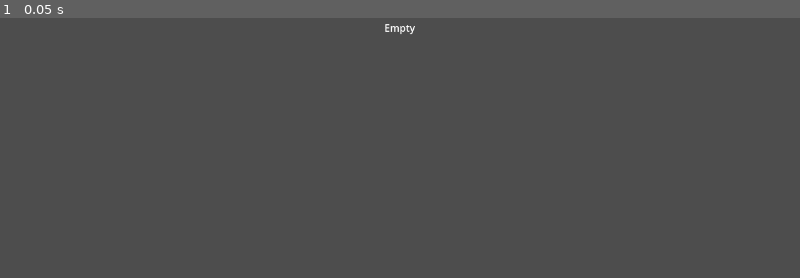
Above: before the commit, frame 1.
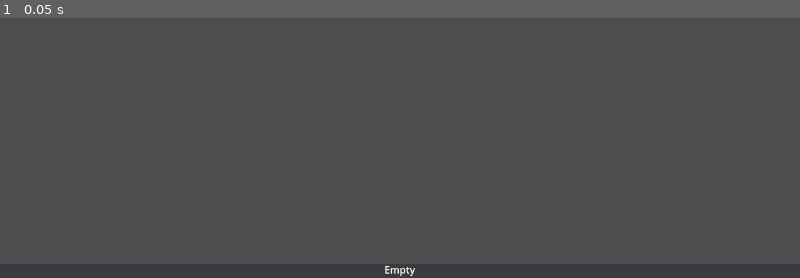
Above: after the commit, the same moment.

Repository: ShadowBlip/OpenGamepadUI
Game: Godot game, scene res://core/ui/components/poster.tscn
Two runs of this game, one before a commit and one after it. Both use one fixed random seed, a clock stepped at 60 frames per second and the inputs below. This scene is started directly instead of the project's main scene.
Inputs:
- Up to frame 1 (0.05 s): no input

The runs differ from the first frame. In frame 1, 0.1% of the frame differs, in the area x 48-52%, y 2-100%.

Commit message:
Add store image and poster coomponent

Diff:
--- a/core/systems/input/input_manager.gd
+++ b/core/systems/input/input_manager.gd
@@ -50,3 +50,7 @@
 		elif state != StateManager.State.MAIN_MENU:
 			print("Adding mm state")
 			state_manager.push_state(StateManager.State.MAIN_MENU)
+
+	# Handle back button presses
+	if event.is_action_pressed("ogui_back") and state_manager.stack_length() > 1:
+		state_manager.pop_state()
--- a/core/systems/state/state_manager.gd
+++ b/core/systems/state/state_manager.gd
@@ -31,9 +31,11 @@
 @export var starting_state: State = State.HOME
 var _state_stack: Array = [State.NONE]
 
+
 func _ready() -> void:
 	state_changed.connect(_on_state_changed)
 	push_state(starting_state)
+
 
 func _on_state_changed(from: int, to: int) -> void:
 	# Always switch to home if we end up with no state
@@ -43,11 +45,13 @@
 	var to_str = StateManager.StateMap[from]
 	print_debug("Switched from state {0} to {1}".format([from_str, to_str]))
 
+
 # Set state will set the entire state stack to the given array of states
 func set_state(stack: Array):
 	var cur = current_state()
 	_state_stack = stack
 	state_changed.emit(cur, stack[-1])
+
 
 # Push state will push the given state to the top of the state stack. You can
 # optionally pass 'unique' to allow/disallow duplicate states in the stack.
@@ -74,6 +78,7 @@
 	state_changed.emit(popped, cur)
 	return popped
 
+
 # Replaces the current state at the end of the stack with the given state
 func replace_state(state: int, unique: bool = true):
 	var popped = _state_stack.pop_back()
@@ -82,6 +87,7 @@
 	else:
 		_state_stack.push_back(state)
 	state_changed.emit(popped, state)
+
 
 # Removes all instances of the given state from the stack
 func remove_state(state: int):
@@ -94,6 +100,7 @@
 	_state_stack = new_state_stack
 	state_changed.emit(cur, current_state())
 
+
 # Returns the current state at the end of the state stack
 func current_state() -> int:
 	var length = len(_state_stack)
@@ -101,12 +108,19 @@
 		return State.NONE
 	return _state_stack[len(_state_stack)-1]
 
+
+# Returns the length of the state stack
+func stack_length() -> int:
+	return len(_state_stack)
+
+
 # Returns true if the given state exists anywhere in the state stack
 func has_state(state: int) -> bool:
 	if _state_stack.find(state) != -1:
 		return true
 	return false
 
+
 func _push_unique(state: int):
 	var i = _state_stack.find(state)
 	if i >= 0:
--- a/core/systems/store/store.gd
+++ b/core/systems/store/store.gd
@@ -2,6 +2,7 @@
 class_name Store
 
 @export var store_name: String
+@export_file("*.png") var store_image: String
 
 @onready var store_manager: StoreManager = get_node("/root/Main/StoreManager")
 
--- /dev/null
+++ b/core/ui/components/poster.gd
@@ -0,0 +1,25 @@
+extends TextureButton
+
+const LAYOUT_LANDSCAPE: Vector2 = Vector2(460, 215)
+const LAYOUT_PORTRAIT: Vector2 = Vector2(600, 900)
+
+@export_file("*.ogg") var focus_audio = "res://assets/audio/interface/glitch_004.ogg"
+@export_file("*.ogg") var select_audio = "res://assets/audio/interface/select_002.ogg"
+var focus_audio_stream = load(focus_audio)
+var select_audio_stream = load(select_audio)
+
+# Called when the node enters the scene tree for the first time.
+func _ready() -> void:
+	focus_entered.connect(_play_sound.bind(focus_audio_stream))
+	pressed.connect(_play_sound.bind(select_audio_stream))
+
+
+func _play_sound(stream: AudioStream) -> void:
+	var audio_player: AudioStreamPlayer = $AudioStreamPlayer
+	audio_player.stream = stream
+	audio_player.play()
+
+
+func set_layout(dimensions: Vector2) -> void:
+	custom_minimum_size.x = dimensions.x
+	custom_minimum_size.y = dimensions.y
--- a/core/ui/components/poster.tscn
+++ b/core/ui/components/poster.tscn
@@ -1,26 +1,48 @@
-[gd_scene format=3 uid="uid://dy11p1f1avde"]
+[gd_scene load_steps=4 format=3 uid="uid://dy11p1f1avde"]
 
-[node name="Poster" type="Control"]
-layout_mode = 3
+[ext_resource type="Theme" uid="uid://bko0q7gp1hwjp" path="res://assets/themes/dracula.tres" id="1_ekp4a"]
+[ext_resource type="Script" path="res://core/ui/components/poster.gd" id="2_op5nj"]
+
+[sub_resource type="LabelSettings" id="LabelSettings_hp3xd"]
+shadow_size = 3
+shadow_offset = Vector2(2, 2)
+
+[node name="Poster" type="TextureButton"]
+custom_minimum_size = Vector2(460, 215)
 anchors_preset = 15
 anchor_right = 1.0
 anchor_bottom = 1.0
 grow_horizontal = 2
 grow_vertical = 2
+theme = ExtResource("1_ekp4a")
+ignore_texture_size = true
+stretch_mode = 4
+script = ExtResource("2_op5nj")
 
-[node name="TextureButton" type="TextureButton" parent="."]
-anchors_preset = 15
+[node name="Panel" type="Panel" parent="."]
+modulate = Color(1, 1, 1, 0.501961)
+custom_minimum_size = Vector2(0, 22)
+layout_mode = 1
+anchors_preset = 12
+anchor_top = 1.0
 anchor_right = 1.0
 anchor_bottom = 1.0
 grow_horizontal = 2
-grow_vertical = 2
+grow_vertical = 0
+theme = ExtResource("1_ekp4a")
 
 [node name="Label" type="Label" parent="."]
-anchors_preset = 15
+layout_mode = 1
+anchors_preset = 12
+anchor_top = 1.0
 anchor_right = 1.0
 anchor_bottom = 1.0
+offset_top = -26.0
 grow_horizontal = 2
-grow_vertical = 2
+grow_vertical = 0
 text = "Empty"
+label_settings = SubResource("LabelSettings_hp3xd")
 horizontal_alignment = 1
 vertical_alignment = 1
+
+[node name="AudioStreamPlayer" type="AudioStreamPlayer" parent="."]
--- /dev/null
+++ b/core/ui/menu/library_menu.gd
@@ -0,0 +1,17 @@
+extends Control
+
+@onready var state_manager: StateManager = get_node("/root/Main/StateManager")
+@onready var library_manager: LibraryManager = get_node("/root/Main/LibraryManager")
+
+# Called when the node enters the scene tree for the first time.
+func _ready() -> void:
+	state_manager.state_changed.connect(_on_state_changed)
+	visible = false
+
+
+func _on_state_changed(from: StateManager.State, to: StateManager.State) -> void:
+	visible = state_manager.has_state(StateManager.State.LIBRARY)
+	if not visible:
+		return
+	if visible and to == StateManager.State.IN_GAME:
+		state_manager.remove_state(StateManager.State.LIBRARY)
--- a/core/ui/menu/library_menu.tscn
+++ b/core/ui/menu/library_menu.tscn
@@ -1,9 +1,44 @@
-[gd_scene format=3 uid="uid://cka4dm6cf0i16"]
+[gd_scene load_steps=3 format=3 uid="uid://cka4dm6cf0i16"]
 
-[node name="LibraryMenu" type="Control"]
+[ext_resource type="Script" path="res://core/ui/menu/library_menu.gd" id="1_d0j34"]
+[ext_resource type="Theme" uid="uid://bko0q7gp1hwjp" path="res://assets/themes/dracula.tres" id="2_7p3g5"]
+
+[node name="LibraryMenu" type="Control" groups=["library_menu"]]
 layout_mode = 3
 anchors_preset = 15
 anchor_right = 1.0
 anchor_bottom = 1.0
 grow_horizontal = 2
 grow_vertical = 2
+script = ExtResource("1_d0j34")
+
+[node name="Panel" type="Panel" parent="."]
+anchors_preset = 15
+anchor_right = 1.0
+anchor_bottom = 1.0
+grow_horizontal = 2
+grow_vertical = 2
+theme = ExtResource("2_7p3g5")
+
+[node name="VBoxContainer" type="VBoxContainer" parent="."]
+anchors_preset = 15
+anchor_right = 1.0
+anchor_bottom = 1.0
+grow_horizontal = 2
+grow_vertical = 2
+
+[node name="MarginContainer" type="MarginContainer" parent="VBoxContainer"]
+offset_right = 1280.0
+offset_bottom = 100.0
+grow_horizontal = 2
+grow_vertical = 2
+theme_override_constants/margin_left = 50
+theme_override_constants/margin_top = 50
+theme_override_constants/margin_right = 50
+theme_override_constants/margin_bottom = 50
+
+[node name="GridContainer" type="GridContainer" parent="VBoxContainer/MarginContainer"]
+offset_left = 50.0
+offset_top = 50.0
+offset_right = 1230.0
+offset_bottom = 50.0
--- a/core/ui/menu/main_menu.gd
+++ b/core/ui/menu/main_menu.gd
@@ -20,6 +20,10 @@
 	state_mgr.set_state([StateManager.State.HOME])
 
 
+func _on_library_button_pressed() -> void:
+	state_mgr.set_state([StateManager.State.LIBRARY])
+
+
 func _on_store_button_pressed() -> void:
 	state_mgr.set_state([StateManager.State.STORE])
 
--- a/core/ui/menu/main_menu.tscn
+++ b/core/ui/menu/main_menu.tscn
@@ -14,6 +14,7 @@
 script = ExtResource("2_2uoqx")
 
 [node name="Panel" type="Panel" parent="."]
+layout_mode = 1
 anchors_preset = 15
 anchor_right = 1.0
 anchor_bottom = 1.0
@@ -21,6 +22,7 @@
 grow_vertical = 2
 
 [node name="MarginContainer" type="MarginContainer" parent="."]
+layout_mode = 1
 anchors_preset = 15
 anchor_right = 1.0
 anchor_bottom = 1.0
@@ -32,6 +34,7 @@
 theme_override_constants/margin_bottom = 25
 
 [node name="VBoxContainer" type="VBoxContainer" parent="MarginContainer"]
+layout_mode = 2
 offset_left = 25.0
 offset_top = 25.0
 offset_right = 275.0
@@ -40,34 +43,40 @@
 grow_vertical = 2
 
 [node name="HomeButton" type="Button" parent="MarginContainer/VBoxContainer"]
+layout_mode = 2
 offset_right = 250.0
 offset_bottom = 31.0
 text = "Home"
 
 [node name="LibraryButton" type="Button" parent="MarginContainer/VBoxContainer"]
+layout_mode = 2
 offset_top = 35.0
 offset_right = 250.0
 offset_bottom = 66.0
 text = "Library"
 
 [node name="StoreButton" type="Button" parent="MarginContainer/VBoxContainer"]
+layout_mode = 2
 offset_top = 70.0
 offset_right = 250.0
 offset_bottom = 101.0
 text = "Store"
 
 [node name="SettingsButton" type="Button" parent="MarginContainer/VBoxContainer"]
+layout_mode = 2
 offset_top = 105.0
 offset_right = 250.0
 offset_bottom = 136.0
 text = "Settings"
 
 [node name="PowerButton" type="Button" parent="MarginContainer/VBoxContainer"]
+layout_mode = 2
 offset_top = 140.0
 offset_right = 250.0
 offset_bottom = 171.0
 text = "Power"
 
 [connection signal="pressed" from="MarginContainer/VBoxContainer/HomeButton" to="." method="_on_home_button_pressed"]
+[connection signal="pressed" from="MarginContainer/VBoxContainer/LibraryButton" to="." method="_on_library_button_pressed"]
 [connection signal="pressed" from="MarginContainer/VBoxContainer/StoreButton" to="." method="_on_store_button_pressed"]
 [connection signal="pressed" from="MarginContainer/VBoxContainer/PowerButton" to="." method="_on_power_button_pressed"]
--- a/core/ui/menu/main_menu_container.tscn
+++ b/core/ui/menu/main_menu_container.tscn
@@ -1,6 +1,6 @@
-[gd_scene load_steps=8 format=3]
+[gd_scene load_steps=8 format=3 uid="uid://yyh7kcog2w7m"]
 
-[ext_resource type="PackedScene" path="res://core/ui/menu/main_menu.tscn" id="1_aknsm"]
+[ext_resource type="PackedScene" uid="uid://cs67bnlsoxcmy" path="res://core/ui/menu/main_menu.tscn" id="1_aknsm"]
 [ext_resource type="Script" path="res://core/ui/menu/main_menu_container.gd" id="1_shfdj"]
 [ext_resource type="PackedScene" path="res://core/ui/menu/in-game_menu.tscn" id="2_4ogvu"]
 
@@ -98,8 +98,8 @@
 anchors_preset = 15
 anchor_right = 1.0
 anchor_bottom = 1.0
-offset_right = 1280.0
-offset_bottom = 800.0
+offset_right = 5120.0
+offset_bottom = 3200.0
 grow_horizontal = 2
 grow_vertical = 2
 theme_override_constants/separation = 50
@@ -108,7 +108,7 @@
 [node name="MainMenu" parent="." instance=ExtResource("1_aknsm")]
 anchors_preset = 0
 anchor_bottom = 0.0
-offset_bottom = 800.0
+offset_bottom = 3200.0
 grow_vertical = 1
 
 [node name="InGameMenu" parent="." instance=ExtResource("2_4ogvu")]
@@ -116,7 +116,7 @@
 anchor_bottom = 0.0
 offset_left = 350.0
 offset_right = 650.0
-offset_bottom = 800.0
+offset_bottom = 3200.0
 grow_vertical = 1
 
 [node name="AnimationPlayer" type="AnimationPlayer" parent="."]
--- a/core/ui/menu/store_menu.gd
+++ b/core/ui/menu/store_menu.gd
@@ -2,9 +2,17 @@
 
 @onready var state_manager: StateManager = get_node("/root/Main/StateManager")
 @onready var store_manager: StoreManager = get_node("/root/Main/StoreManager")
+var poster_scene: PackedScene = preload("res://core/ui/components/poster.tscn")
 
 # Called when the node enters the scene tree for the first time.
 func _ready() -> void:
+	# Clear the template buttons
+	var grid: GridContainer = $MarginContainer/GridContainer
+	for child in grid.get_children():
+		grid.remove_child(child)
+		child.queue_free()
+
+	# Listen for stores that register
 	store_manager.store_registered.connect(_on_store_registered)
 	state_manager.state_changed.connect(_on_state_changed)
 	visible = false
@@ -13,9 +21,16 @@
 # When a store is registered, add an entry to the stores menu
 func _on_store_registered(store: Store) -> void:
 	var grid: GridContainer = $MarginContainer/GridContainer
-	var button: Button = Button.new()
-	button.text = store.store_name
-	grid.add_child(button)
+
+	# Build the poster to display
+	var poster: TextureButton = poster_scene.instantiate()
+	poster.set_layout(poster.LAYOUT_LANDSCAPE)
+	var img: Texture2D = load(store.store_image)
+	poster.texture_normal = img
+	var label: Label = poster.get_node("Label")
+	label.text = store.store_name
+
+	grid.add_child(poster)
 
 
 func _on_state_changed(from: StateManager.State, to: StateManager.State) -> void:
--- a/core/ui/menu/store_menu.tscn
+++ b/core/ui/menu/store_menu.tscn
@@ -1,7 +1,8 @@
-[gd_scene load_steps=3 format=3 uid="uid://bwmmf2q2bf12y"]
+[gd_scene load_steps=4 format=3 uid="uid://bwmmf2q2bf12y"]
 
 [ext_resource type="Script" path="res://core/ui/menu/store_menu.gd" id="1_cl0ln"]
 [ext_resource type="Theme" uid="uid://bko0q7gp1hwjp" path="res://assets/themes/dracula.tres" id="2_3di5k"]
+[ext_resource type="PackedScene" uid="uid://df5o1o2dsik84" path="res://core/ui/components/button.tscn" id="3_rolvk"]
 
 [node name="StoreMenu" type="Control" groups=["store_menu"]]
 layout_mode = 3
@@ -13,7 +14,6 @@
 script = ExtResource("1_cl0ln")
 
 [node name="Panel" type="Panel" parent="."]
-layout_mode = 1
 anchors_preset = 15
 anchor_right = 1.0
 anchor_bottom = 1.0
@@ -22,7 +22,6 @@
 theme = ExtResource("2_3di5k")
 
 [node name="MarginContainer" type="MarginContainer" parent="."]
-layout_mode = 1
 anchors_preset = 15
 anchor_right = 1.0
 anchor_bottom = 1.0
@@ -34,9 +33,19 @@
 theme_override_constants/margin_bottom = 50
 
 [node name="GridContainer" type="GridContainer" parent="MarginContainer"]
-layout_mode = 2
 offset_left = 50.0
 offset_top = 50.0
 offset_right = 1230.0
 offset_bottom = 750.0
-columns = 4
+theme_override_constants/h_separation = 40
+columns = 2
+
+[node name="Button" parent="MarginContainer/GridContainer" instance=ExtResource("3_rolvk")]
+anchors_preset = 0
+anchor_right = 0.0
+anchor_bottom = 0.0
+offset_right = 590.0
+offset_bottom = 31.0
+grow_horizontal = 1
+grow_vertical = 1
+text = "Test Store"
--- a/main.tscn
+++ b/main.tscn
@@ -10,9 +10,10 @@
 [ext_resource type="PackedScene" uid="uid://de5i6sl03tw4" path="res://core/systems/plugin/plugin_loader.tscn" id="5_8300b"]
 [ext_resource type="PackedScene" uid="uid://bmv41ngl22a02" path="res://core/systems/store/store_manager.tscn" id="5_b0s7f"]
 [ext_resource type="PackedScene" uid="uid://c6rr12t4fv7py" path="res://core/ui/menu/context_bar.tscn" id="5_t8uiy"]
-[ext_resource type="PackedScene" path="res://core/ui/menu/main_menu_container.tscn" id="7_oh5xv"]
+[ext_resource type="PackedScene" uid="uid://yyh7kcog2w7m" path="res://core/ui/menu/main_menu_container.tscn" id="7_oh5xv"]
 [ext_resource type="PackedScene" uid="uid://bwmmf2q2bf12y" path="res://core/ui/menu/store_menu.tscn" id="8_cx1y5"]
 [ext_resource type="PackedScene" uid="uid://dp3acbklushpr" path="res://core/ui/menu/quick_access_menu.tscn" id="9_8xlqm"]
+[ext_resource type="PackedScene" uid="uid://cka4dm6cf0i16" path="res://core/ui/menu/library_menu.tscn" id="10_nynup"]
 
 [node name="Main" type="Control" groups=["main"]]
 layout_mode = 3
@@ -60,12 +61,15 @@
 
 [node name="HomeMenu" parent="UIContainer/Content" instance=ExtResource("4_cej3c")]
 
+[node name="LibraryMenu" parent="UIContainer/Content" instance=ExtResource("10_nynup")]
+visible = false
+
 [node name="StoreMenu" parent="UIContainer/Content" instance=ExtResource("8_cx1y5")]
 visible = false
 
 [node name="MainMenuContainer" parent="UIContainer/Content" instance=ExtResource("7_oh5xv")]
-offset_right = 8960.0
-offset_bottom = 4830.0
+offset_right = 11520.0
+offset_bottom = 6210.0
 
 [node name="QuickAccessMenu" parent="UIContainer/Content" instance=ExtResource("9_8xlqm")]
 
--- a/project.godot
+++ b/project.godot
@@ -150,3 +150,8 @@
 "events": [Object(InputEventJoypadButton,"resource_local_to_scene":false,"resource_name":"","device":-1,"button_index":5,"pressure":0.0,"pressed":false,"script":null)
 ]
 }
+ogui_back={
+"deadzone": 0.5,
+"events": [Object(InputEventJoypadButton,"resource_local_to_scene":false,"resource_name":"","device":-1,"button_index":1,"pressure":0.0,"pressed":false,"script":null)
+]
+}
Not shown: 1 places in main.tscn that only renumber resources
